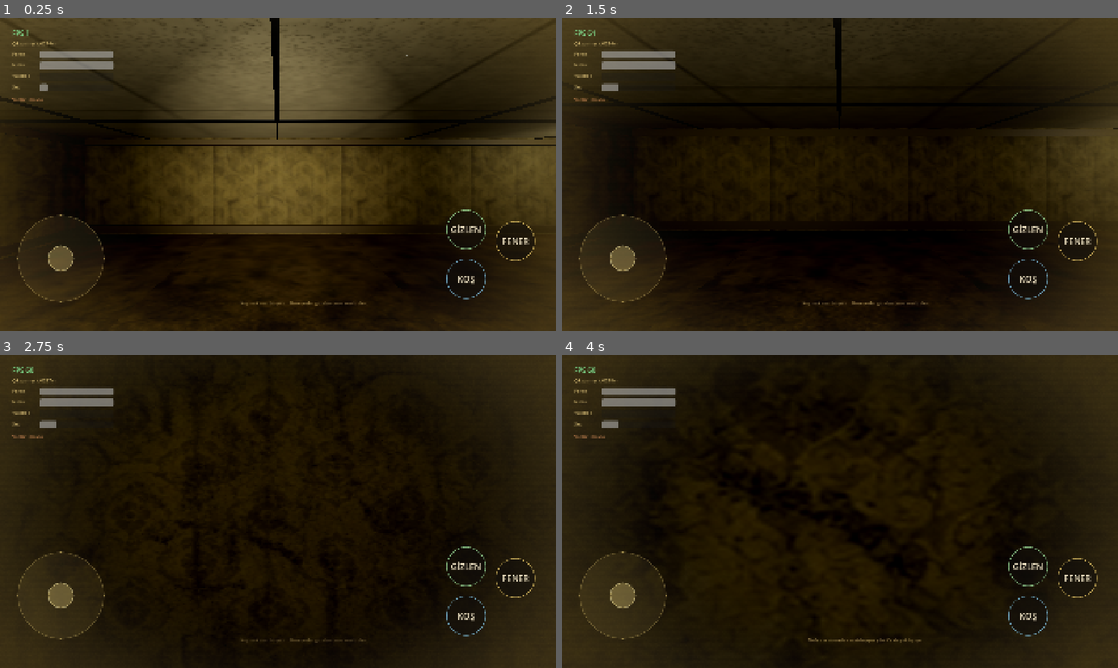
Above: before the commit, frames 1-4 (two rows, left to right).
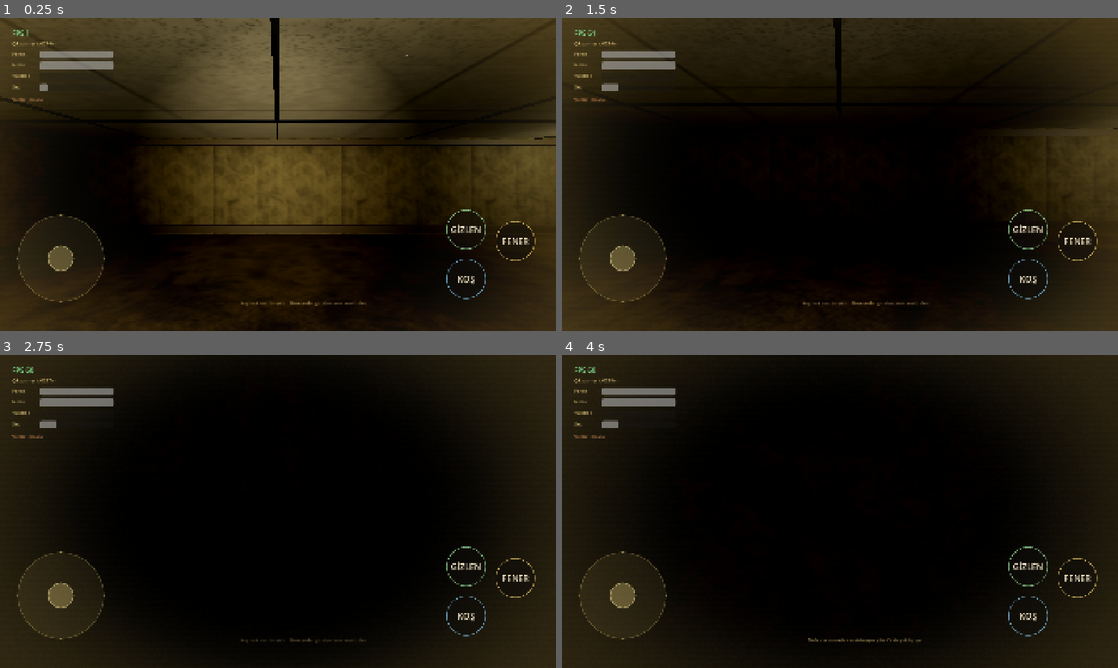
Above: after the commit, the same moments.

Repository: mehmetdem2005/Backrooms
Game: Godot game, scene res://scenes/Main.tscn
The game is run twice, just before and just after one commit, with the same random seed, the same clock (stepped at 60 frames per second) and the same inputs.
Inputs (mouse positions are in pixels of both pictures, inside the frame that each line leads up to):
- Up to frame 1 (0.25 s): no input
- Up to frame 2 (1.5 s): click "FENER" at 0.5 s; tap Enter at 1.25 s; move the mouse to (867, 174) at 1.27 s; hold W from 1.28 s (still down); tap F at 1.35 s
- Up to frame 3 (2.75 s): keep holding W; move the mouse to (250, 511) at 2.02 s; tap Ctrl at 2.1 s
- Up to frame 4 (4 s): keep holding W; move the mouse to (851, 505) at 2.77 s; tap C at 2.85 s; move the mouse to (834, 517) at 3.52 s; tap Shift at 3.6 s

The runs differ from the first frame. In frame 2, 7.2% of the frame differs, in the area x 18-71%, y 35-68%; in frame 3, 22%; in frame 4, 24%, in the area x 19-80%, y 7-94%.

Commit message:
Fix mobile FPS: cut per-pixel dynamic lighting + add 3D resolution scale (v3.2)
Root cause was fragment-bound dynamic lighting, not texture bandwidth
(texture VRAM compression in v3.1 had no effect, confirming this):
- 3D resolution scale 1.0 -> 0.75 (~44% fewer fragments on high-DPI screens)
- Active fluorescent lights 6 -> 4; omni_range 9.4 -> 7.4 (less light overlap
  over large floor/ceiling multimeshes -> far fewer per-fragment light evals)
- View distance aligned to fog end (~64m -> 52m): stops drawing geometry
  hidden behind fog, with zero visual change
- Bump version to 3.2 (code 3)

https://claude.ai/code/session_01NRpMnaAWyeW9sMqBjCT8aX

Diff:
--- a/game_src/scripts/PremiumGameRoot.gd
+++ b/game_src/scripts/PremiumGameRoot.gd
@@ -163,8 +163,9 @@
     chunk_streamer = ChunkStreamer.new()
     chunk_streamer.name = "ChunkStreamer"
     add_child(chunk_streamer)
-    # Görüş mesafesi (performans için biraz kısıldı): ~2 chunk yarıçapı
-    var distance: float = float(level_builder.chunk_size) * level_builder.cell_size * 2.0
+    # Görüş mesafesi sise hizalandı: sis ~50m'de tamamen kapatıyor, ötesini çizmek boşa.
+    # (Önceki 64m, sisin arkasındaki görünmez geometriyi de çiziyordu → boşa draw call.)
+    var distance: float = float(level_builder.chunk_size) * level_builder.cell_size * 1.65
     chunk_streamer.setup(player, level_builder.chunks, distance)
 
 func _create_lighting() -> void:
@@ -172,7 +173,7 @@
     light_manager.name = "SmartFluorescentLightManager"
     light_manager.player = player
     light_manager.fixture_positions = level_builder.fixture_positions
-    light_manager.max_active_lights = 6
+    light_manager.max_active_lights = 4
     light_manager.enable_near_shadows = false
     add_child(light_manager)
 
--- a/game_src/scripts/horror/SmartFluorescentLightManager.gd
+++ b/game_src/scripts/horror/SmartFluorescentLightManager.gd
@@ -51,7 +51,7 @@
         # Hastalıklı floresan beyazı (hafif sarımsı-soğuk), backrooms uğultusu hissi
         light.light_color = Color(1.0, 0.96, 0.80, 1.0)
         light.light_energy = 1.9
-        light.omni_range = 9.4
+        light.omni_range = 7.4
         light.omni_attenuation = 1.35
         light.shadow_enabled = enable_near_shadows and index < 2
         light.shadow_bias = 0.055
@@ -116,7 +116,7 @@
         light.light_energy = 2.05 * flicker
         # parlakken hafif soğuk-beyaz, kısıkken sarıya kayan floresan rengi
         light.light_color = Color(1.0, 0.93, 0.74, 1.0).lerp(Color(1.0, 0.98, 0.86, 1.0), clamp(flicker, 0.0, 1.0))
-        light.omni_range = 9.2 + sin(phase * 0.37) * 0.4
+        light.omni_range = 7.2 + sin(phase * 0.37) * 0.4
         light.shadow_enabled = enable_near_shadows and index < 2
 
 # Verilen konumdaki floresan aydınlatma seviyesi (0..1). Karanlık mekaniği için kullanılır.
